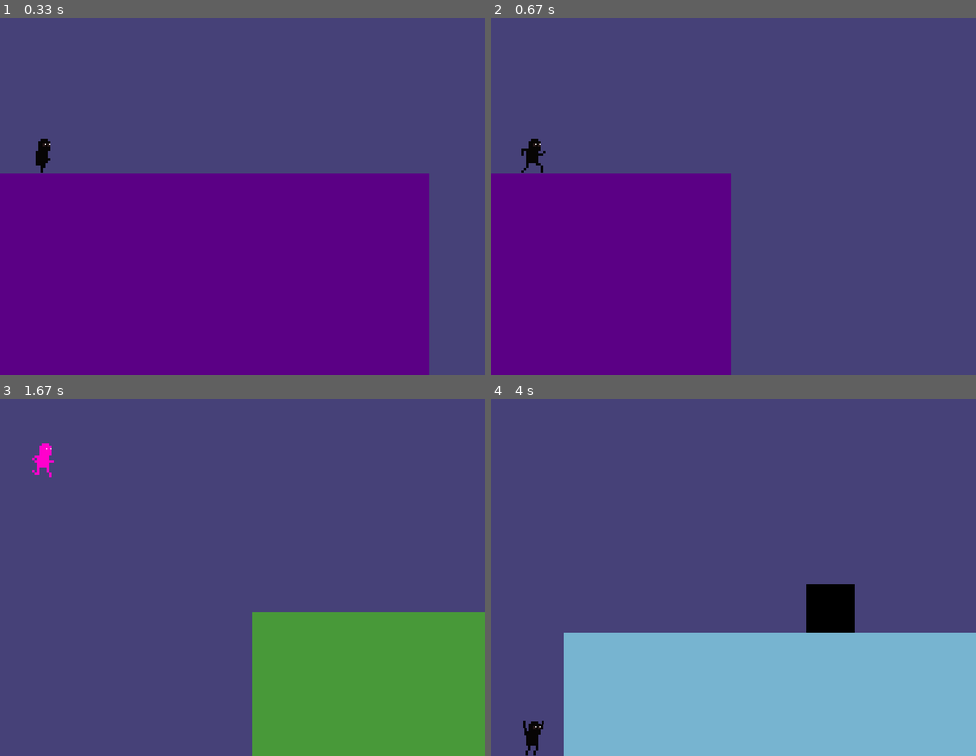
Above: before the commit, frames 1-4 (two rows, left to right).
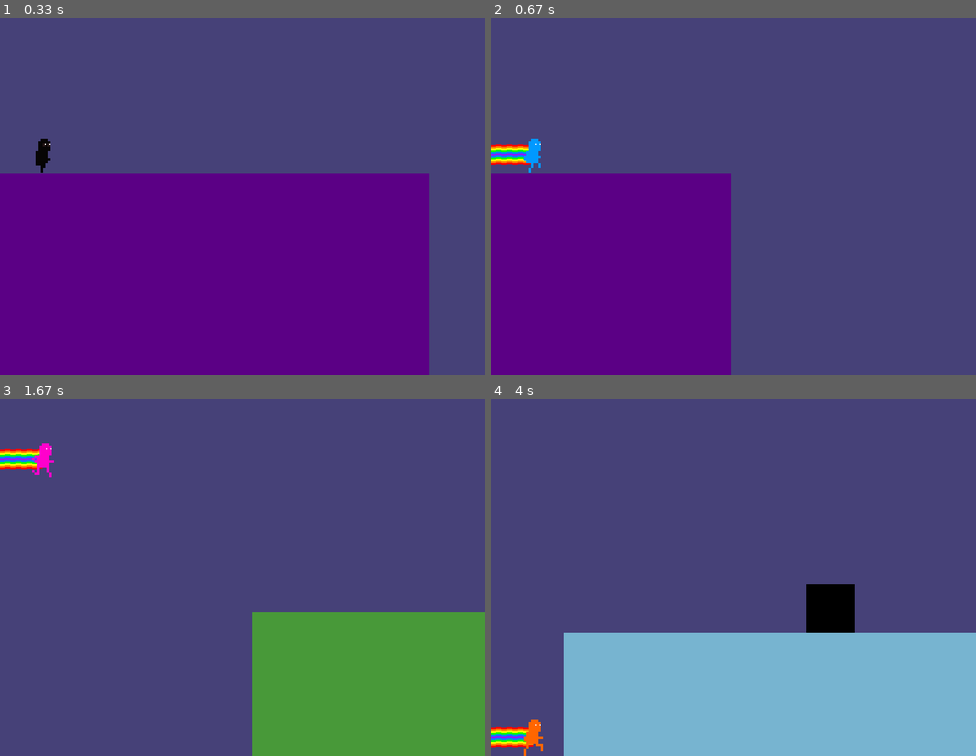
Above: after the commit, the same moments.

Repository: LandaRogelio/pygames_infinite_runner
Game: pygame game, started from main.py
Same seed, same stepped clock (60 frames per second), same inputs: the game is played once before the commit and once after it.
Inputs:
- Up to frame 1 (0.33 s): no input
- Up to frame 2 (0.67 s): tap X at 0.33 s
- Up to frame 3 (1.67 s): tap Z at 0.67 s; tap X at 1.07, 1.37, 1.57 s
- Up to frame 4 (4 s): tap X at 1.9, 2.2, 2.4, 2.7, 3.3, 3.6, 3.73 s; tap Z at 1.98, 3.38 s

Frame 1 is identical in both runs. In frame 2, 0.6% of the frame differs, in the area x 0-12%, y 33-44%; in frame 3, 0.4%; in frame 4, 0.7%, in the area x 0-11%, y 89-100%.

Commit message:
added sounds

Diff:
--- a/main.py
+++ b/main.py
@@ -9,7 +9,7 @@
 
 
 def main():
-
+    pygame.mixer.pre_init(44100, -16, 1, 512)
     pygame.init()
 
     fps = 60
@@ -43,6 +43,8 @@
                 done = True
             if event.type == USEREVENT+1 and boost_timer > 0:
                 boost_timer -= 1
+            if event.type == USEREVENT+0:
+                plat_move_speed = 0
 
             if event.type == KEYDOWN:
                 if event.key == K_z:
--- a/player.py
+++ b/player.py
@@ -1,6 +1,7 @@
 import pygame
 from pygames_infinite_runner.spritesheet_functions import SpriteSheet
 import pygames_infinite_runner.constants as constants
+from pygame.locals import *
 
 
 class Player(pygame.sprite.Sprite):
@@ -12,7 +13,7 @@
     charge_frames = []
     fire_frames = []
     time = 0
-    boost_timer = 8
+    boost_timer = 10
     platform_list = None
     collect_list = None
     box_list = None
@@ -22,6 +23,8 @@
     falling = False
     boosting = False
 
+    dead = False
+
     # -- Methods
     def __init__(self, x, y):
         """ Constructor function """
@@ -31,23 +34,6 @@
         # Call the parent's constructor
         pygame.sprite.Sprite.__init__(self)
 
-        """sprite_sheet = SpriteSheet("p1_walk.png")
-        # Load all the right facing images into a list
-        image = sprite_sheet.get_image(0, 0, 66, 90)
-        self.walking_frames_r.append(image)
-        image = sprite_sheet.get_image(66, 0, 66, 90)
-        self.walking_frames_r.append(image)
-        image = sprite_sheet.get_image(132, 0, 67, 90)
-        self.walking_frames_r.append(image)
-        image = sprite_sheet.get_image(0, 93, 66, 90)
-        self.walking_frames_r.append(image)
-        image = sprite_sheet.get_image(66, 93, 66, 90)
-        self.walking_frames_r.append(image)
-        image = sprite_sheet.get_image(132, 93, 72, 90)
-        self.walking_frames_r.append(image)
-        image = sprite_sheet.get_image(0, 186, 70, 90)
-        self.walking_frames_r.append(image)
-        """
         sprite_sheet = SpriteSheet("sprite_walk.png")
         image = sprite_sheet.get_image(0, 0, 40, 60)
         self.walking_frames_r.append(image)
@@ -104,71 +90,93 @@
         self.rect.x = x
         self.rect.y = y
 
+        self.jump_sound = pygame.mixer.Sound('sfx/jump.ogg')
+        self.jump_sound.set_volume(.5)
+        self.collect_sound = pygame.mixer.Sound('sfx/collect.ogg')
+        self.collect_sound.set_volume(.5)
+        self.explode_sound = pygame.mixer.Sound('sfx/explode.ogg')
+        self.explode_sound.set_volume(.5)
+        self.powerup_sound = pygame.mixer.Sound('sfx/powerup.ogg')
+        self.powerup_sound.set_volume(.5)
+        self.walk_sound = pygame.mixer.Sound('sfx/walk.ogg')
+
     def update(self):
-        self.calc_gravity()
-        self.time += .25
-
-        if self.time % 2 == 0:
-            if self.curr_img >= len(self.walking_frames_r)-1:
-                self.curr_img = 0
+        if not self.dead:
+            self.calc_gravity()
+            self.time += .25
+
+            if self.time % 2 == 0:
+                if self.curr_img >= len(self.walking_frames_r)-1:
+                    self.curr_img = 0
+                else:
+                    self.curr_img += 1
+
+            if self.time * 4 % 2 == 0:
+                if self.curr_boost_img >= len(self.charge_frames)-1:
+                    self.curr_boost_img = 0
+                else:
+                    self.curr_boost_img += 1
+                if self.curr_fire_frame >= len(self.fire_frames)-1:
+                    self.curr_fire_frame = 0
+                else:
+                    self.curr_fire_frame += 1
+
+            if self.time/3 % 2 == 0:
+                if not self.jumping and not self.falling and not self.boosting:
+                    self.walk_sound.play()
+
+            if self.jumping:
+                self.image = self.jumping_sprite
+            elif self.falling:
+                self.image = self.falling_sprite
             else:
-                self.curr_img += 1
-
-        if self.time * 4 % 2 == 0:
-            if self.curr_boost_img >= len(self.charge_frames)-1:
-                self.curr_boost_img = 0
+                self.image = self.walking_frames_r[self.curr_img]
+
+            if self.boosting:
+                self.image = self.charge_frames[self.curr_boost_img]
+
+            if self.boosting:
+                self.boost_timer -= 0.5
+            if self.boost_timer < 0:
+                self.boosting = False
+                self.boost_timer = 10
+
+            # Move up/down
+            self.rect.y += self.change_y
+
+            collect_hit_list = pygame.sprite.spritecollide(self, self.collect_list, True)
+            if len(collect_hit_list) > 0:
+                self.collect_sound.play()
+
+            if self.boosting:
+                box_hit_list = pygame.sprite.spritecollide(self, self.box_list, True)
+                if len(box_hit_list) > 0:
+                    self.explode_sound.play()
             else:
-                self.curr_boost_img += 1
-            if self.curr_fire_frame >= len(self.fire_frames)-1:
-                self.curr_fire_frame = 0
-            else:
-                self.curr_fire_frame += 1
-
-        if self.jumping:
-            self.image = self.jumping_sprite
-        elif self.falling:
-            self.image = self.falling_sprite
-        else:
-            self.image = self.walking_frames_r[self.curr_img]
-
-        if self.boosting:
-            self.image = self.charge_frames[self.curr_boost_img]
-
-        if self.boosting:
-            self.boost_timer -= 0.5
-        if self.boost_timer < 0:
-            self.boosting = False
-            self.boost_timer = 8
-
-        # Move up/down
-        self.rect.y += self.change_y
-
-        collect_hit_list = pygame.sprite.spritecollide(self, self.collect_list, True)
-
-        if self.boosting:
-            box_hit_list = pygame.sprite.spritecollide(self, self.box_list, True)
-        else:
-            box_hit_list = pygame.sprite.spritecollide(self, self.box_list, False)
-
-
-        block_hit_list = pygame.sprite.spritecollide(self, self.platform_list, False)
-        for block in block_hit_list:
-            # Reset our position based on the top/bottom of the object.
+                box_hit_list = pygame.sprite.spritecollide(self, self.box_list, False)
+                if len(box_hit_list) > 0:
+                    self.explode_sound.play()
+                    self.dead = True
+                    pygame.time.set_timer(USEREVENT+0, 1)
+
+            block_hit_list = pygame.sprite.spritecollide(self, self.platform_list, False)
+            for block in block_hit_list:
+                # Reset our position based on the top/bottom of the object.
+                if self.change_y > 0:
+                    self.rect.bottom = block.rect.top
+                elif self.change_y < 0:
+                    self.rect.top = block.rect.bottom
+
+                # Stop our vertical movement
+                self.change_y = 0
+
+                self.num_jumps = 0
+                self.jumping = False
+                self.falling = False
+
             if self.change_y > 0:
-                self.rect.bottom = block.rect.top
-            elif self.change_y < 0:
-                self.rect.top = block.rect.bottom
-
-            # Stop our vertical movement
-            self.change_y = 0
-
-            self.num_jumps = 0
-            self.jumping = False
-            self.falling = False
-
-        if self.change_y > 0:
-            self.falling = True
-            self.jumping = False
+                self.falling = True
+                self.jumping = False
 
     def draw(self, screen):
         if self.boosting:
@@ -203,12 +211,14 @@
             self.jumping = False
             self.falling = False
 
-        if self.num_jumps < 2:
+        if self.num_jumps < 2 and not self.dead:
+            self.jump_sound.play()
             self.num_jumps += 1
             self.change_y = -10
             self.curr_img = 0
             self.jumping = True
 
     def boost(self):
-        if not self.boosting:
+        if not self.boosting and not self.dead:
             self.boosting = True
+            self.powerup_sound.play()
Not shown, added: sfx/boost.ogg
Not shown, added: sfx/collect.ogg
Not shown, added: sfx/explode.ogg
Not shown, added: sfx/jump.ogg
Not shown, added: sfx/powerup.ogg
Not shown, added: sfx/walk.ogg
